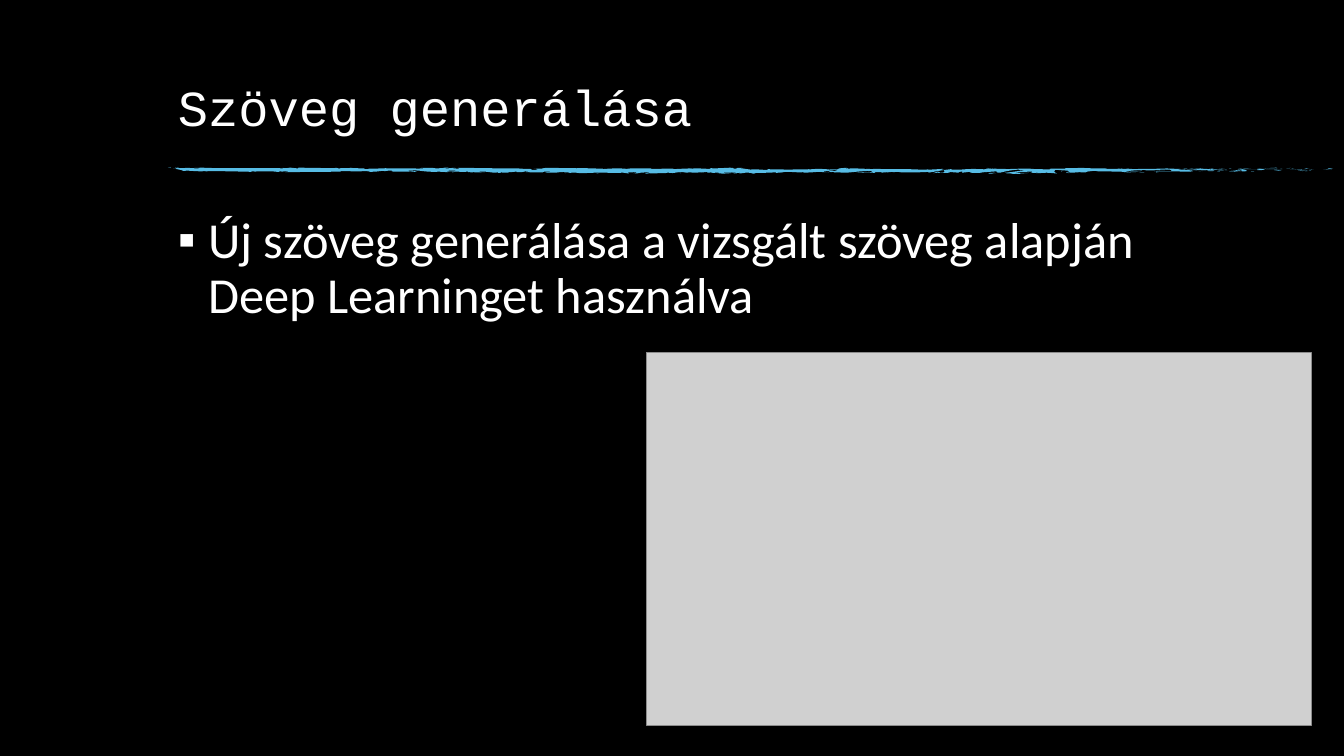
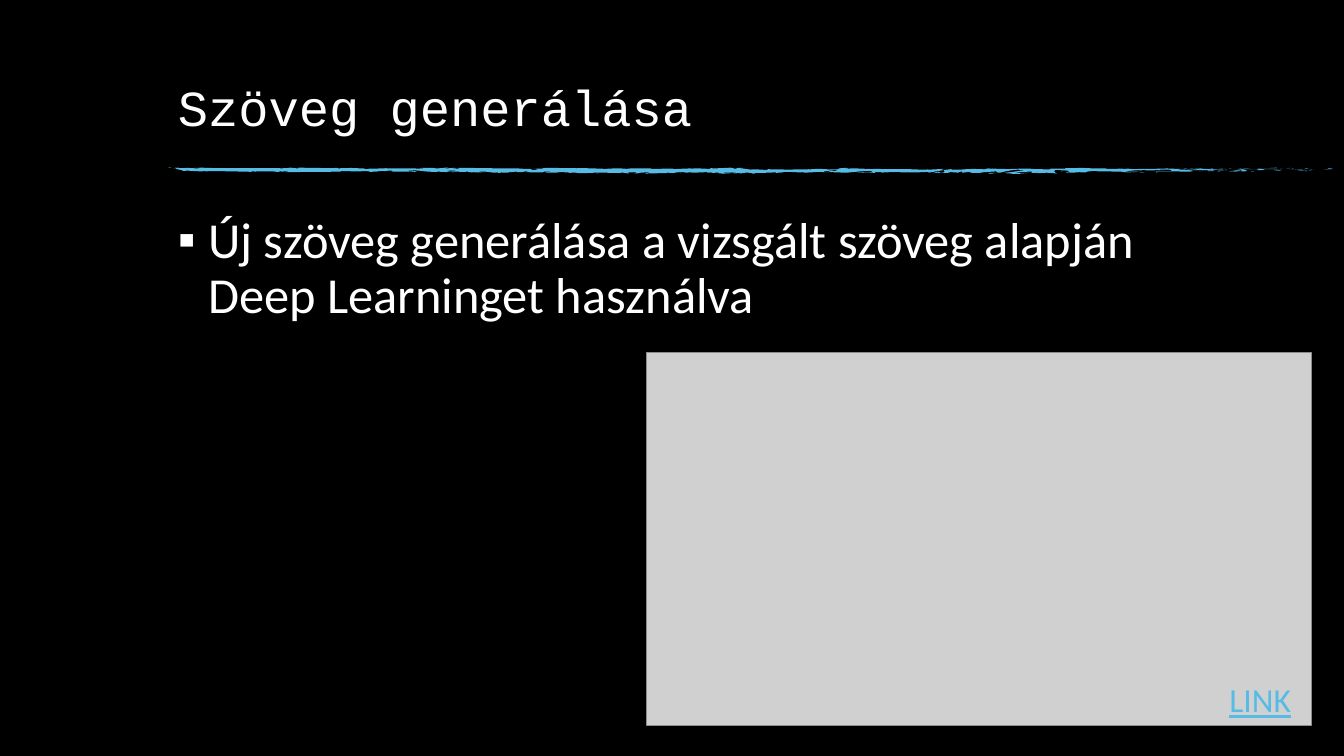
Before and after one commit to KPatrik22/stat, a slide deck: slide 18 of stat_1.pptx. Drawn at 1344x756 pixels with LibreOffice and Linux fonts; fonts in the diff are those of the drawing; grey boxes stand for pictures; background and template pictures are left out. Boxes give left, top, right and bottom in pixels: in the first picture for what was removed or moved away, otherwise in the second. Text is boxed around its words. In the diff, an @@ line names an element or a change of style, - is before the commit and + after.

```diff
--- a/stat_1.pptx
+++ b/stat_1.pptx
@@ text added at [1229,690,1291,718], 24 pt, text #57BCE5, underline @@
+LINK
```
Also in this commit, not shown: 2 other slides changed.
